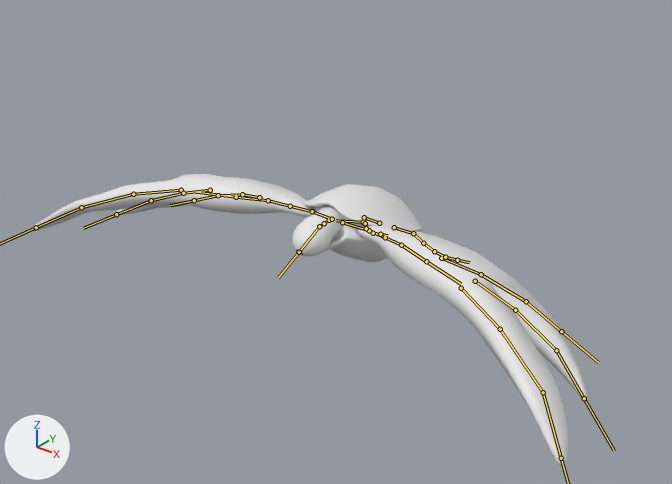
What one commit did to the FBX model Assets/_Bond/3D Assets/Characters/Creatures/Aquaphim/Assets/Aquaphim_Animated.fbx.
One viewpoint serves both versions: a camera (50 mm lens) standing at (3.07, -2.89, 4.36) and looking at (0.06, 0.86, 2.04). The axes (+X, +Y, +Z) are drawn at lower left. The lights are the same throughout. Both versions are drawn at frame 52 of the action 'AquaphimArmature|WingGust'; the numbers are the values there. The bones that bend it are drawn over the model as lines.

The first picture shows 'AquaphimBody', 'Head.001', 'Wings/Arms'.
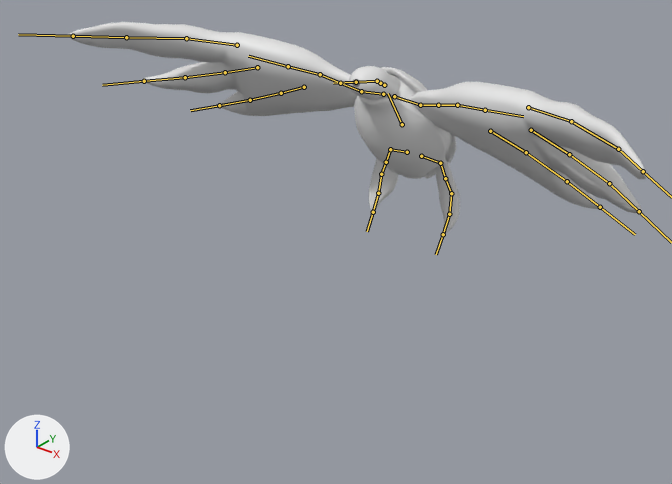
The edits, one by one:
Bone 'D.Turtle Shell' (bone_d_turtle_shell) moves from (0.0, -1.203, -1.796) to (0.0, -1.589, -2.31).
Bone 'D.Turtle Shell' (bone_d_turtle_shell) turns from (-22, 0, 0) to (-56, 0, 0) degrees about its own x, y and z.
Bone 'D.Foot.L' (bone_d_foot_l) turns from (-8, 0, 0) to (20, 0, 0) degrees about its own x, y and z.
Bone 'D.Foot_2.L' (bone_d_foot_2_l) turns from (-8, 0, 0) to (20, 0, 0) degrees about its own x, y and z.
Bone 'D.Foot.R' (bone_d_foot_r) turns from (-8, 0, 0) to (20, 0, 0) degrees about its own x, y and z.
Bone 'D.Foot_2.R' (bone_d_foot_2_r) turns from (-8, 0, 0) to (20, 0, 0) degrees about its own x, y and z.

Boxes (x1, y1, x2, y2) around the edits, measured in the pictures (672 x 484 px):
'Wings/Arms', posed (34% shorter)
    before: (31, 174, 587, 465)
    after: (68, 22, 648, 213)
'AquaphimBody', posed (13% narrower, 43% taller)
    before: (304, 184, 422, 262)
    after: (354, 67, 456, 179)
'Head.001', posed (33% shorter)
    before: (292, 206, 344, 257)
    after: (349, 66, 401, 100)
'Flippers_updated', posed (not visible before)
    after: (369, 159, 460, 235)
bone 'D.Turtle Shell', root to tip
    before: (363, 222) to (336, 220)
    after: (402, 124) to (388, 93)
bone 'D.Foot.L', root to tip
    before: (434, 251) to (445, 257)
    after: (451, 193) to (449, 214)
bone 'D.Foot_2.L', root to tip
    before: (445, 257) to (457, 260)
    after: (449, 214) to (443, 234)
bone 'D.Foot.R', root to tip
    before: (366, 228) to (373, 233)
    after: (381, 174) to (378, 193)
bone 'D.Foot_2.R', root to tip
    before: (373, 233) to (380, 234)
    after: (378, 193) to (373, 212)
